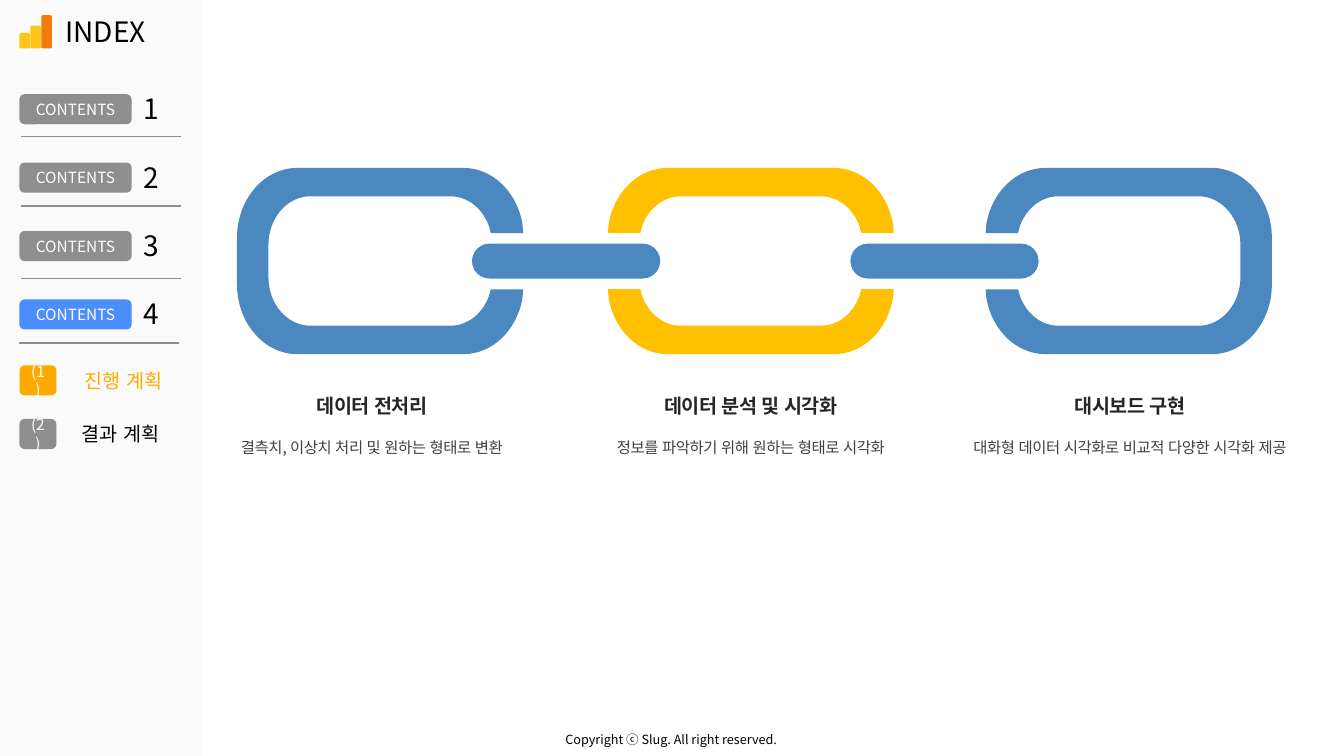
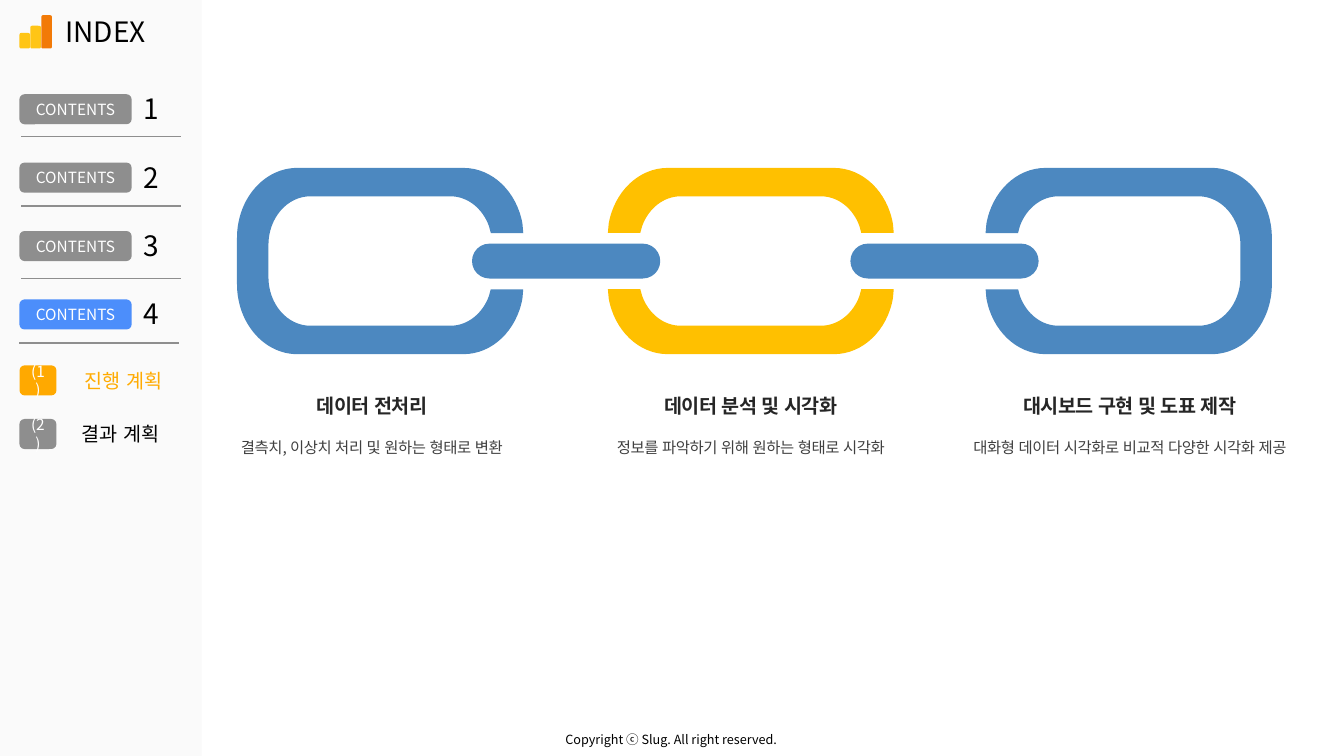
Before and after one commit to An-Sunghyun/EDA-practice-project, a slide deck: slide 11 of 완료문서/제안 발표.pptx. Drawn at 1344x756 pixels with LibreOffice and Linux fonts; fonts in the diff are those of the drawing. Boxes give left, top, right and bottom in pixels: in the first picture for what was removed or moved away, otherwise in the second. Text is boxed around its words. In the diff, an @@ line names an element or a change of style, - is before the commit and + after.

Commit message:
제안 발표 수정

```diff
--- a/완료문서/제안 발표.pptx
+++ b/완료문서/제안 발표.pptx
@@ text at [1023,396,1237,415]: text changed @@
-대시보드 구현
+대시보드 구현 및 도표 제작
```
